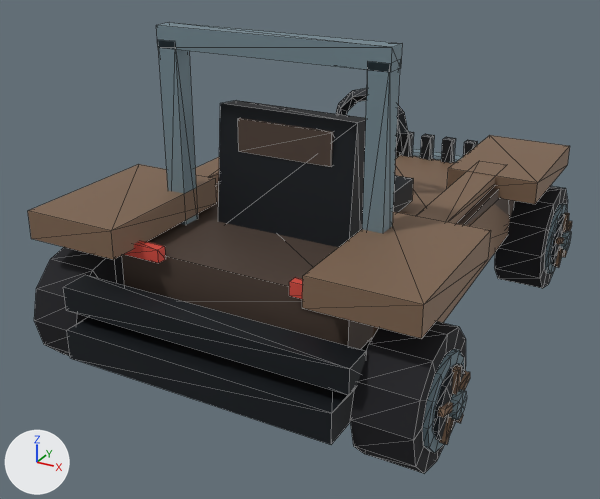
One commit to the glTF model DLC/Elvira/assets/kart/elvira/mansion-handyman/kart.glb: the scene before it, then after it.
One viewpoint serves both versions: a 50 mm camera at (1.88, -3.81, 2.26) aimed at (-0.11, -0.19, 0.45). The lights are fixed; the arrows at lower left show +X, +Y and +Z. The older version comes first. Mesh edges are drawn as thin lines. Where no turn or scale is listed for an object, it has been applied to the vertices. Vertices at exactly the same position are counted once.

Names of what the first picture shows: 'chassis', 'wheel-front-right', 'wheel-rear-left', 'wheel-rear-right'.
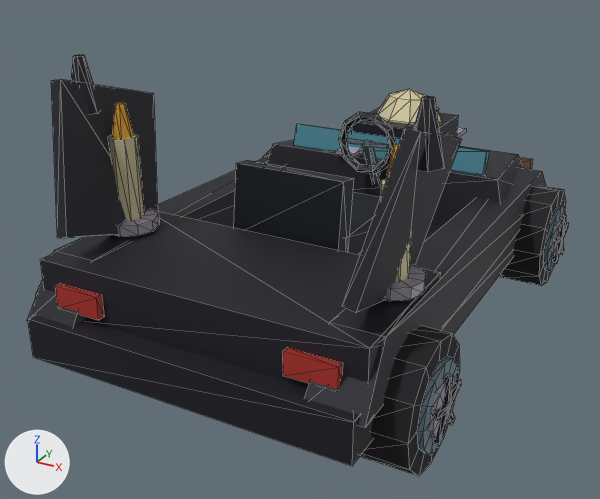
What differs and where, as boxes [x1, y1, x2, y2] in the pictures (600 x 499 px):
'chassis', deleted
    before: [28, 22, 570, 445]
'identity-muscle-car-muscle-car-road-car-body', added
    after: [27, 108, 546, 466]
'identity-muscle-car-motif-bat-fins', added
    after: [51, 55, 461, 313]
'wheel-rear-right', reshaped, moved
    before: [350, 321, 470, 473]
    after: [361, 326, 461, 476]
'identity-muscle-car-driver-cockpit', added
    after: [234, 112, 396, 254]
'wheel-front-right', reshaped (10% narrower)
    before: [495, 186, 572, 288]
    after: [500, 186, 569, 286]
'identity-muscle-car-motif-candles', added
    after: [108, 103, 426, 301]
'wheel-rear-left', reshaped (mostly hidden afterwards)
    before: [34, 247, 124, 356]
    after: [35, 282, 42, 299]
'identity-muscle-car-motif-skull', added (beige)
    after: [377, 89, 442, 124]
part 2 of me_wheel_front_right, added
    after: [551, 218, 561, 260]
part 3 of me_wheel_front_right, added
    after: [559, 215, 566, 239]
part 4 of me_wheel_front_right, rebuilt (11% narrower)
    before: [495, 186, 568, 288]
    after: [500, 186, 565, 286]
part 5 of me_wheel_front_right, rebuilt
    before: [567, 221, 572, 231]
    after: [563, 222, 569, 238]
part 6 of me_wheel_front_right, rebuilt
    before: [555, 237, 564, 244]
    after: [553, 237, 563, 243]
part 7 of me_wheel_front_right, cut back
    before: [544, 203, 571, 274]
    after: [552, 239, 564, 264]
part 8 of me_wheel_rear_right, added
    after: [429, 374, 455, 439]
part 9 of me_wheel_rear_right, added
    after: [444, 374, 453, 409]
part 10 of me_wheel_rear_right, rebuilt
    before: [350, 321, 466, 473]
    after: [361, 326, 459, 476]
part 11 of me_wheel_rear_right, rebuilt
    before: [459, 371, 470, 390]
    after: [449, 378, 461, 409]
part 12 of me_wheel_rear_right, rebuilt
    before: [437, 401, 453, 418]
    after: [431, 405, 449, 420]
part 13 of me_wheel_rear_right, cut back
    before: [423, 349, 467, 453]
    after: [433, 408, 455, 444]

The change, as a list of edits to the scene's bpy script:
```text
Change me_wheel_rear_left:
    remove me_wheel_rear_left.from_pydata(...)  # 132 vertices, 228 faces; spans x -0.221..0.135, y -0.31..0.31, z -0.31..0.31
    add me_wheel_rear_left.from_pydata(...)  # 113 vertices, 196 faces; spans x -0.183..0.125, y -0.3..0.3, z -0.3..0.3
    me_wheel_rear_left part 1: the loose piece of 26 vertices spanning x -0.135..0.135, y -0.31..0.31, z -0.31..0.31 is rebuilt with 51 vertices and now spans x -0.149..0.125, y -0.3..0.3, z -0.3..0.3
    other edits to the shape of me_wheel_rear_left do not show in these pictures
Change me_wheel_front_right:
    remove me_wheel_front_right.from_pydata(...)  # 132 vertices, 228 faces; spans x -0.135..0.221, y -0.31..0.31, z -0.31..0.31
    add me_wheel_front_right.from_pydata(...)  # 113 vertices, 196 faces; spans x -0.125..0.183, y -0.3..0.3, z -0.3..0.3
    me_wheel_front_right part 2: a new loose piece, a 10-sided cylinder along x spanning x 0.14..0.165, y -0.128..0.128, z -0.135..0.135, in mat_wheel_vertex_colours
    me_wheel_front_right part 3: a new loose piece, a box spanning x 0.158..0.183, y -0.015..0.015, z 0.0..0.15, in mat_wheel_vertex_colours
    me_wheel_front_right part 4: the loose piece of 26 vertices spanning x -0.135..0.135, y -0.31..0.31, z -0.31..0.31 is rebuilt with 51 vertices and now spans x -0.125..0.149, y -0.3..0.3, z -0.3..0.3
    me_wheel_front_right part 5: the loose piece of 8 vertices spanning x 0.174..0.2, y 0.0..0.165, z -0.015..0.068 is rebuilt with 8 vertices and now spans x 0.158..0.183, y -0.005..0.147, z -0.014..0.061
    me_wheel_front_right part 6: the loose piece of 8 vertices spanning x 0.174..0.2, y -0.165..0.0, z -0.015..0.068 is rebuilt with 8 vertices and now spans x 0.158..0.183, y -0.147..0.005, z -0.014..0.061
    me_wheel_front_right part 7: 90 vertices removed from x 0.133..0.221, y -0.217..0.217, z -0.217..0.217; 16 vertices added at x 0.158..0.183, y -0.1..0.1, z -0.13..0.009
Change me_wheel_rear_right:
    remove me_wheel_rear_right.from_pydata(...)  # 132 vertices, 228 faces; spans x -0.135..0.221, y -0.31..0.31, z -0.31..0.31
    add me_wheel_rear_right.from_pydata(...)  # 113 vertices, 196 faces; spans x -0.125..0.183, y -0.3..0.3, z -0.3..0.3
    me_wheel_rear_right part 8: a new loose piece, a 10-sided cylinder along x spanning x 0.14..0.165, y -0.128..0.128, z -0.135..0.135, in mat_wheel_vertex_colours
    me_wheel_rear_right part 9: a new loose piece, a box spanning x 0.158..0.183, y -0.015..0.015, z 0.0..0.15, in mat_wheel_vertex_colours
    me_wheel_rear_right part 10: the loose piece of 26 vertices spanning x -0.135..0.135, y -0.31..0.31, z -0.31..0.31 is rebuilt with 51 vertices and now spans x -0.125..0.149, y -0.3..0.3, z -0.3..0.3
    me_wheel_rear_right part 11: the loose piece of 8 vertices spanning x 0.174..0.2, y 0.0..0.165, z -0.015..0.068 is rebuilt with 8 vertices and now spans x 0.158..0.183, y -0.005..0.147, z -0.014..0.061
    me_wheel_rear_right part 12: the loose piece of 8 vertices spanning x 0.174..0.2, y -0.165..0.0, z -0.015..0.068 is rebuilt with 8 vertices and now spans x 0.158..0.183, y -0.147..0.005, z -0.014..0.061
    me_wheel_rear_right part 13: 90 vertices removed from x 0.133..0.221, y -0.217..0.217, z -0.217..0.217; 16 vertices added at x 0.158..0.183, y -0.1..0.1, z -0.13..0.009
Remove ob_chassis:
    ob_chassis = bpy.data.objects.new('chassis', me_chassis)
Change ob_wheel_rear_right:
    ob_wheel_rear_right.location: (0.855, -0.98, 0.31) -> (0.85, -1.01, 0.3)
Add ob_identity_muscle_car_motif_candles:
    ob_identity_muscle_car_motif_candles = bpy.data.objects.new('identity-muscle-car-motif-candles', me_identity_muscle_car_motif_candles)  # 108 vertices, 192 faces; spans x -0.84..0.84, y -0.99..-0.73, z 0.71..1.32
    ob_identity_muscle_car_motif_candles.location = (0.0, 0.0, 0.0)
Add ob_identity_muscle_car_motif_skull:
    ob_identity_muscle_car_motif_skull = bpy.data.objects.new('identity-muscle-car-motif-skull', me_identity_muscle_car_motif_skull)  # 95 vertices, 152 faces; spans x -0.219..0.219, y 0.866..1.202, z 0.6..1.1
    ob_identity_muscle_car_motif_skull.location = (0.0, 0.0, 0.0)
Add ob_identity_muscle_car_motif_bat_fins:
    ob_identity_muscle_car_motif_bat_fins = bpy.data.objects.new('identity-muscle-car-motif-bat-fins', me_identity_muscle_car_motif_bat_fins)  # 44 vertices, 72 faces; spans x -0.92..0.92, y -1.31..-0.51, z 0.63..1.55
    ob_identity_muscle_car_motif_bat_fins.location = (0.0, 0.0, 0.0)
Add ob_identity_muscle_car_driver_cockpit:
    ob_identity_muscle_car_driver_cockpit = bpy.data.objects.new('identity-muscle-car-driver-cockpit', me_identity_muscle_car_driver_cockpit)  # 80 vertices, 140 faces; spans x -0.3..0.3, y -0.557..0.679, z 0.459..1.086
    ob_identity_muscle_car_driver_cockpit.location = (0.0, 0.0, 0.0)
Add ob_identity_muscle_car_muscle_car_road_car_body:
    ob_identity_muscle_car_muscle_car_road_car_body = bpy.data.objects.new('identity-muscle-car-muscle-car-road-car-body', me_identity_muscle_car_muscle_car_road_car_body)  # 112 vertices, 168 faces; spans x -0.86..0.86, y -1.48..1.49, z 0.25..0.92
    ob_identity_muscle_car_muscle_car_road_car_body.location = (0.0, 0.0, 0.0)
```
